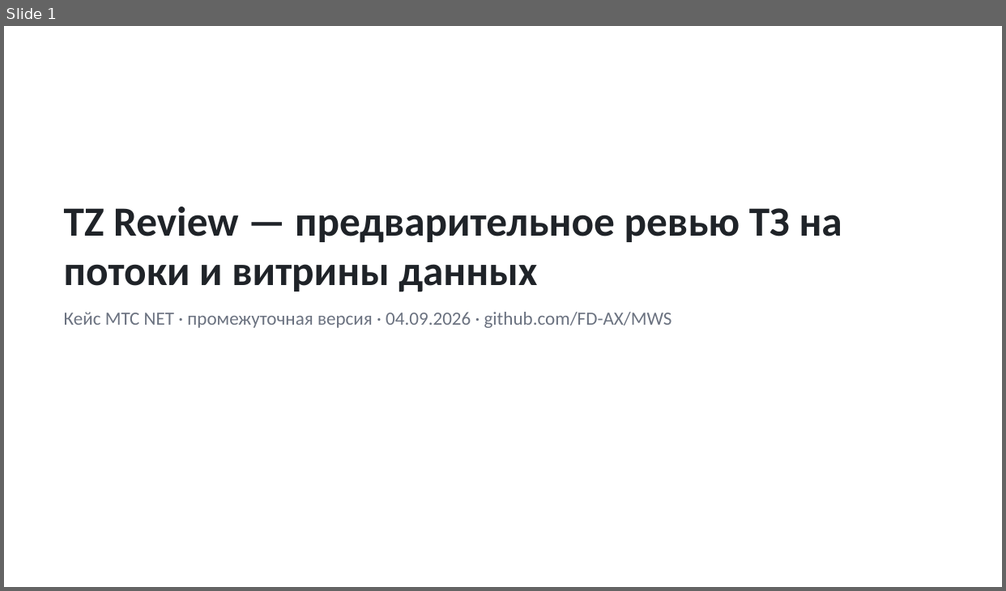
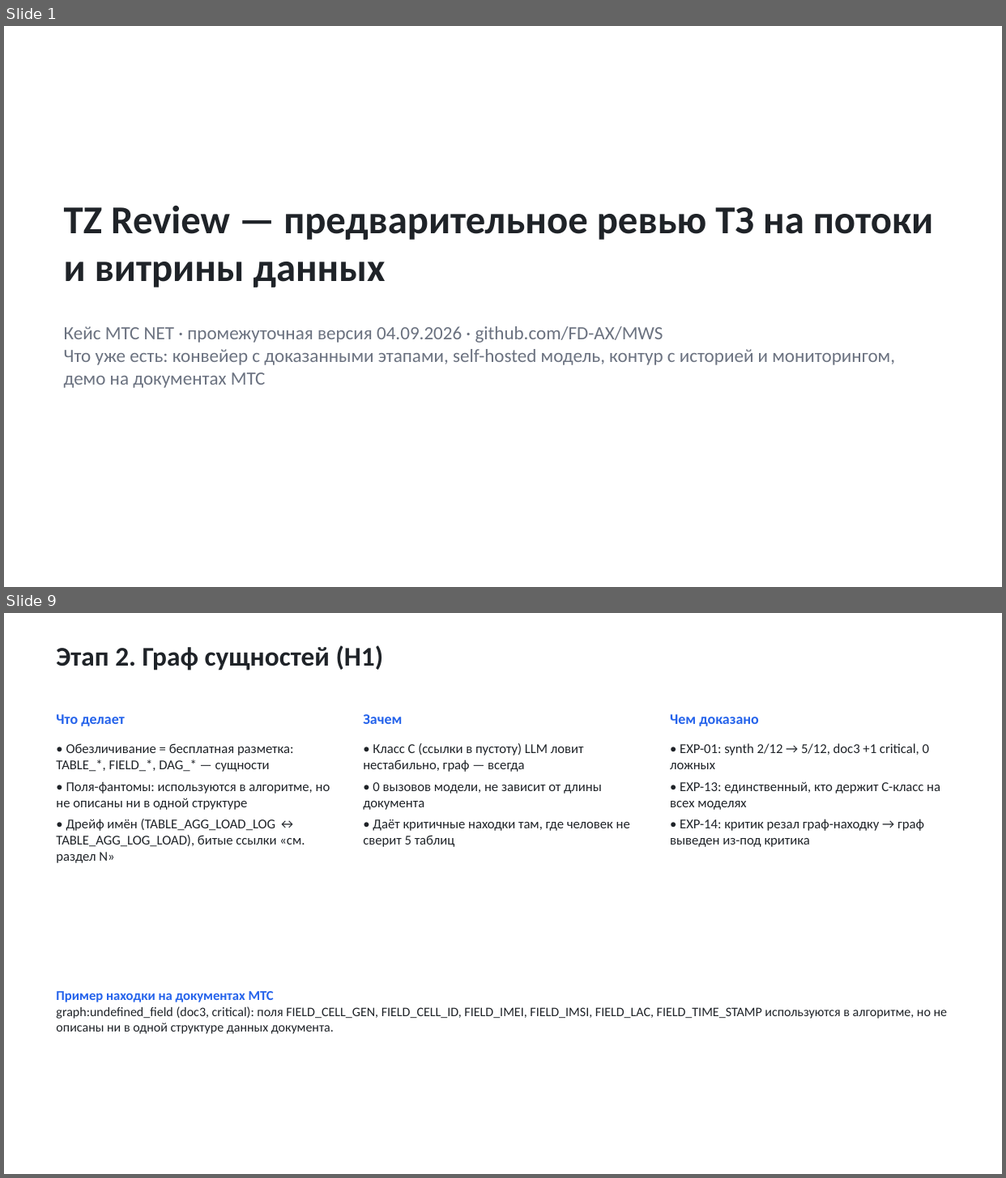
Before and after one commit to FD-AX/MWS, a slide deck: deliverables/interim/TZ_Review_interim.pptx. Shown one above the other, each under a label of ours: slide 1 before the commit, slides 1 and 9 after it; the slides between them are not shown. The pictures are 1006x591 and 1006x1178 pixels, drawn with LibreOffice and Linux fonts; fonts in the diff are those of the drawing. Boxes give left, top, right and bottom in pixels: in the first picture for what was removed or moved away, otherwise in the second. Text is boxed around its words. In the diff, an @@ line names an element or a change of style, - is before the commit and + after.

```diff
--- a/deliverables/interim/TZ_Review_interim.pptx
+++ b/deliverables/interim/TZ_Review_interim.pptx
@@ slide 9 added at box(4, 613, 1002, 1174), background #FFFFFF @@
@@ text added at box(56, 645, 384, 671), 26 pt, text #1F2328, bold @@
+Этап 2. Граф сущностей (H1)
@@ text added at box(56, 714, 124, 726), 14 pt, text #2563EB, bold @@
+Что делает
@@ text added at box(363, 714, 402, 724), 14 pt, text #2563EB, bold @@
+Зачем
@@ text added at box(670, 714, 759, 726), 14 pt, text #2563EB, bold @@
+Чем доказано
@@ text added at box(56, 743, 330, 863), 13 pt, text #1F2328 @@
+• Обезличивание = бесплатная разметка: TABLE_*, FIELD_*, DAG_* — сущности
+• Поля-фантомы: используются в алгоритме, но не описаны ни в одной структуре
+• Дрейф имён (TABLE_AGG_LOAD_LOG ↔ TABLE_AGG_LOG_LOAD), битые ссылки «см. раздел N»
@@ text added at box(363, 743, 630, 847), 13 pt, text #1F2328 @@
+• Класс C (ссылки в пустоту) LLM ловит нестабильно, граф — всегда
+• 0 вызовов модели, не зависит от длины документа
+• Даёт критичные находки там, где человек не сверит 5 таблиц
@@ text added at box(670, 743, 940, 847), 13 pt, text #1F2328 @@
+• EXP-01: synth 2/12 → 5/12, doc3 +1 critical, 0 ложных
+• EXP-13: единственный, кто держит C-класс на всех моделях
+• EXP-14: критик резал граф-находку → граф выведен из-под критика
@@ text added at box(56, 991, 948, 1034), 12.5 pt, text #1F2328 @@
+Пример находки на документах МТС
+graph:undefined_field (doc3, critical): поля FIELD_CELL_GEN, FIELD_CELL_ID, FIELD_IMEI, FIELD_IMSI, FIELD_LAC, FIELD_TIME_STAMP используются в алгоритме, но не описаны ни в одной структуре данных документа.
@@ slide 1 changed as well @@
@@ text "TZ Review — предварительное ревью ..." at box(64, 205, 933, 288): size 40 to 38 pt @@
@@ text at box(64, 327, 895, 388): text changed @@
-Кейс МТС NET · промежуточная версия · 04.09.2026 · github.com/FD-AX/MWS
+Кейс МТС NET · промежуточная версия 04.09.2026 · github.com/FD-AX/MWS
+Что уже есть: конвейер с доказанными этапами, self-hosted модель, контур с историей и мониторингом, демо на документах МТС
```
Also in this commit, not shown: 4 other slides changed, 16 other slides added, 7 slides removed, 7 other files.
